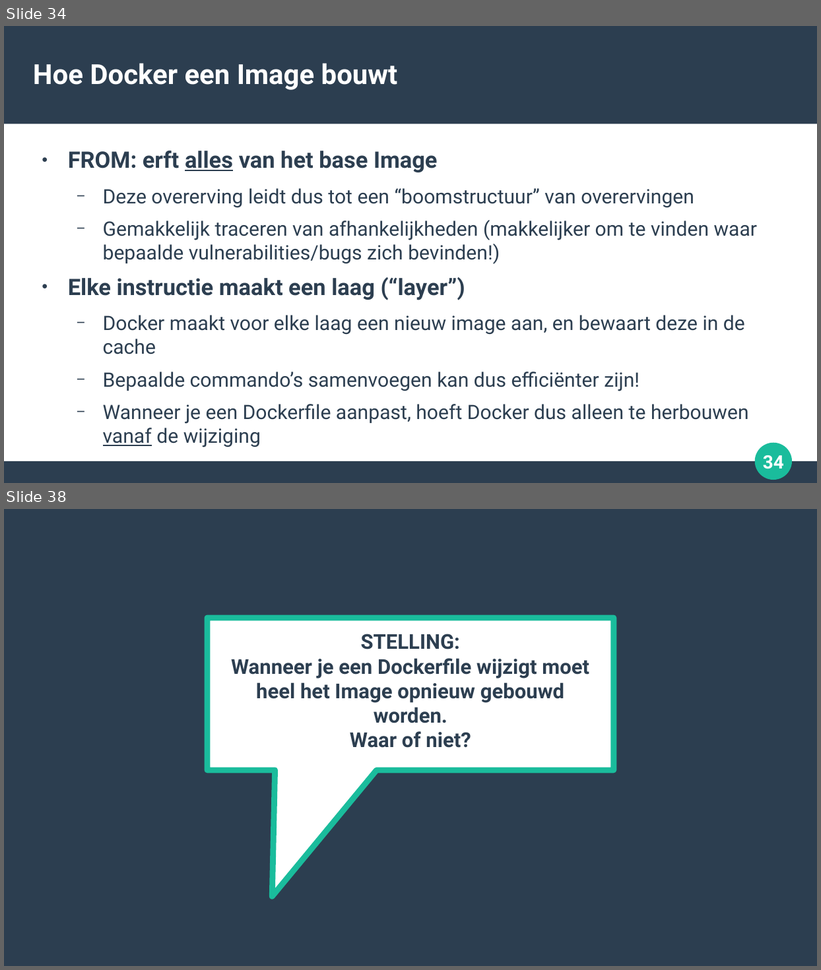
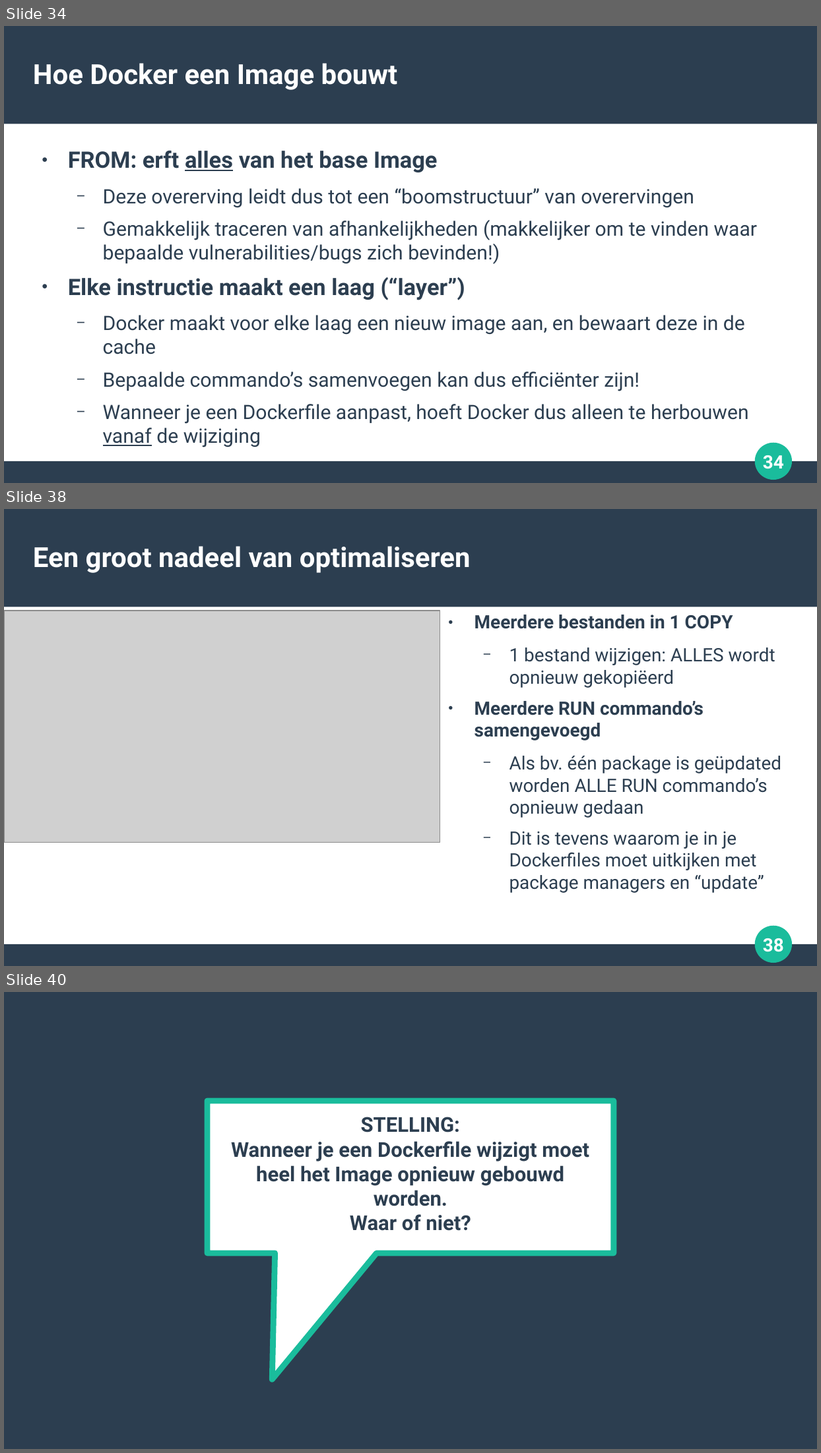
Before and after one commit to michaelvangastel/docker_basics, a slide deck: docker_basics.odp. Shown one above the other, each under a label of ours: slides 34 and 38 before the commit, slides 34, 38 and 40 after it; the slides between them are not shown. The pictures are 821x970 and 821x1453 pixels, drawn with LibreOffice and Linux fonts; fonts in the diff are those of the drawing; grey boxes stand for pictures. Boxes give left, top, right and bottom in pixels: in the first picture for what was removed or moved away, otherwise in the second. Text is boxed around its words. In the diff, an @@ line names an element or a change of style, - is before the commit and + after.

```diff
--- a/docker_basics.odp
+++ b/docker_basics.odp
@@ slide 38 added at (4, 509, 817, 966), background #FFFFFF; not listed: 4 template elements that a slide beside it also shows @@
@@ title added at (33, 546, 471, 573), 27 pt, text #FFFFFF, bold @@
+Een groot nadeel van optimaliseren
@@ picture added at (4, 611, 440, 843) @@
@@ text added at (475, 615, 781, 893), 18 pt, text #2C3E50 @@
+● Meerdere bestanden in 1 COPY
+  − 1 bestand wijzigen: ALLES wordt opnieuw gekopiëerd
+● Meerdere RUN commando’s samengevoegd
+  − Als bv. één package is geüpdated worden ALLE RUN commando’s opnieuw gedaan
+  − Dit is tevens waarom je in je Dockerfiles moet uitkijken met package managers en “update”
@@ what was slide 38 is now slide 40 @@
```
Also in this commit, not shown: 5 slides changed, 1 other slide added.
